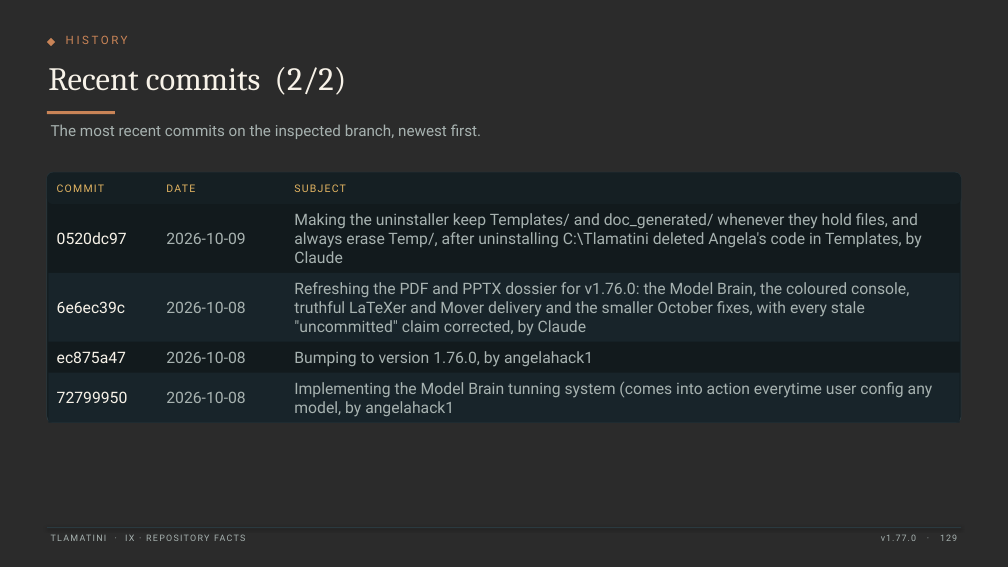
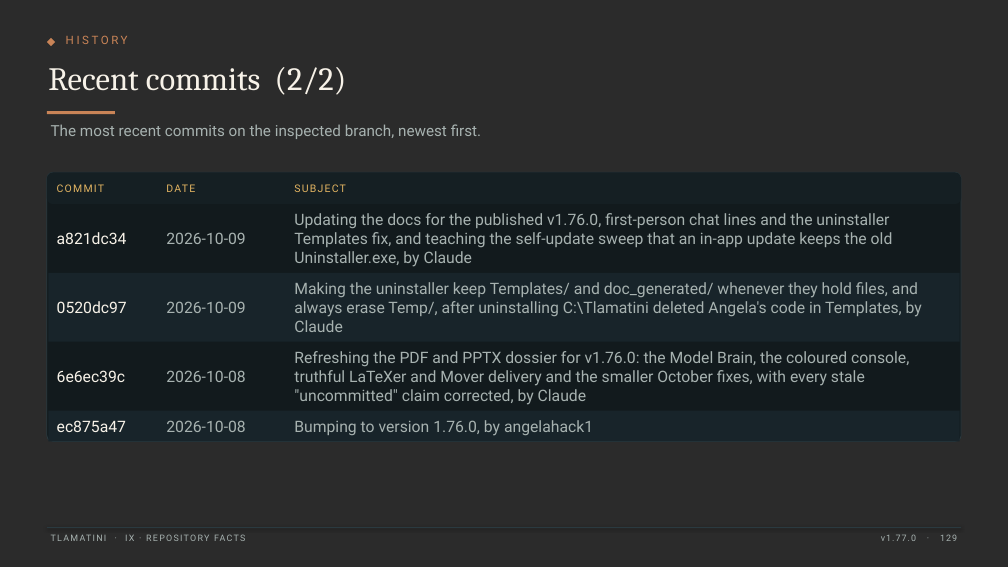
Before and after one commit to XAIHT/Tlamatini, a slide deck: slide 129 of Tlamatini_eXtended_Artificial_Intelligence_Humanly_Tempered.pptx. Drawn at 1008x567 pixels with LibreOffice and Linux fonts; fonts in the diff are those of the drawing; background and template pictures are left out; a plain dark background stands for a picture behind light text. Boxes give left, top, right and bottom in pixels: in the first picture for what was removed or moved away, otherwise in the second. Text is boxed around its words. In the diff, an @@ line names an element or a change of style, - is before the commit and + after.

```diff
--- a/Tlamatini_eXtended_Artificial_Intelligence_Humanly_Tempered.pptx
+++ b/Tlamatini_eXtended_Artificial_Intelligence_Humanly_Tempered.pptx
@@ rounded rectangle resized from (x1=47, y1=172, x2=961, y2=423) to (x1=47, y1=172, x2=961, y2=442) @@
@@ rounded rectangle at (x1=47, y1=172, x2=961, y2=442): proportions changed @@
@@ text added at (x1=57, y1=232, x2=127, y2=244), 15 pt, text #F7F2E8 @@
+a821dc34
@@ text added at (x1=294, y1=213, x2=893, y2=267), 15 pt, text #A7B2B0 @@
+Updating the docs for the published v1.76.0, first-person chat lines and the uninstaller Templates fix, and teaching the self-update sweep that an in-app update keeps the old Uninstaller.exe, by Claude
@@ text "2026-10-08" moved from (x1=166, y1=351, x2=245, y2=363) to (x1=166, y1=370, x2=245, y2=382) @@
@@ text removed at (x1=294, y1=382, x2=933, y2=417) @@
-Implementing the Model Brain tunning system (comes into action everytime user config any model, by angelahack1
@@ rectangle resized from (x1=48, y1=373, x2=960, y2=423) to (x1=48, y1=411, x2=960, y2=442) @@
@@ text removed at (x1=57, y1=391, x2=128, y2=403) @@
-72799950
@@ text "2026-10-08" moved from (x1=166, y1=391, x2=245, y2=403) to (x1=166, y1=420, x2=245, y2=432) @@
@@ 6 texts moved together from (x1=57, y1=213, x2=922, y2=367) to (x1=57, y1=282, x2=922, y2=435) @@
```
Also in this commit, not shown: 27 other slides changed, 6 other files.
